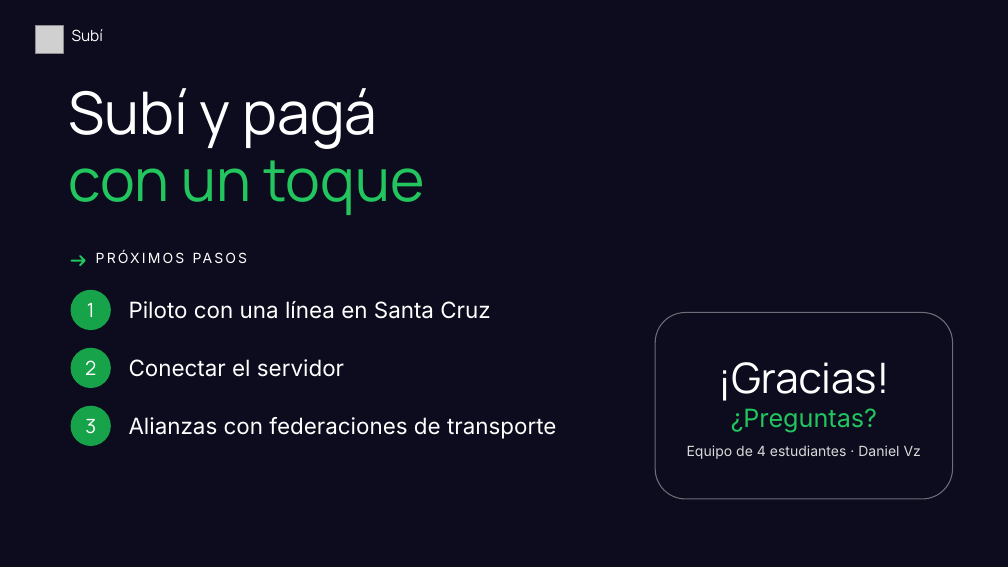
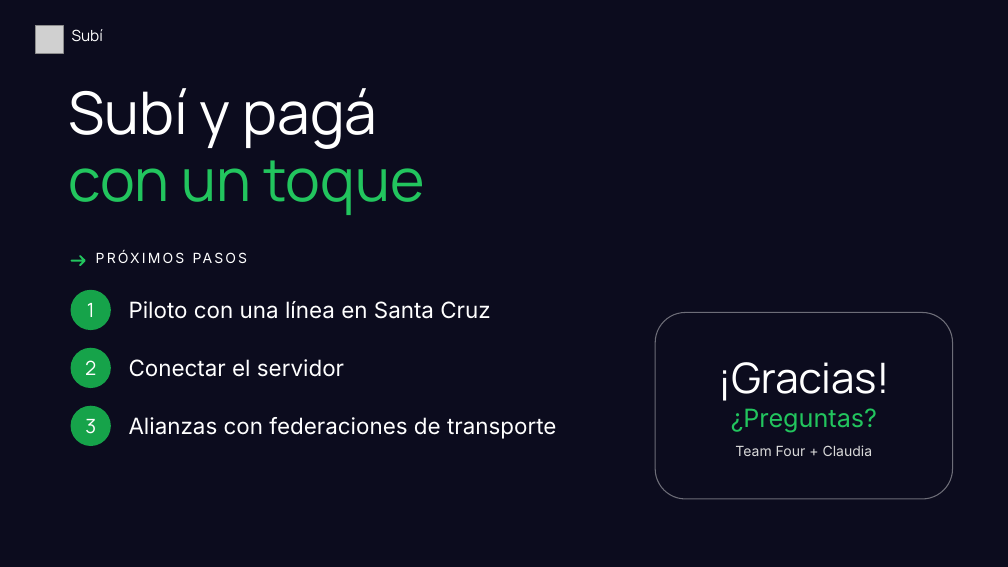
Before and after one commit to danielcrackvz-stack/Fitru, a slide deck: slide 7 of docs/presentacion/Subi_Pitch.pptx. Drawn at 1008x567 pixels with LibreOffice and Linux fonts; fonts in the diff are those of the drawing; grey boxes stand for pictures; background and template pictures are left out. Boxes give left, top, right and bottom in pixels: in the first picture for what was removed or moved away, otherwise in the second. Text is boxed around its words. In the diff, an @@ line names an element or a change of style, - is before the commit and + after.

```diff
--- a/docs/presentacion/Subi_Pitch.pptx
+++ b/docs/presentacion/Subi_Pitch.pptx
@@ text at [735,445,873,456]: text changed @@
-Equipo de 4 estudiantes · Daniel Vz
+Team Four + Claudia
```
Also in this commit, not shown: 1 other slide changed, 2 other files.
